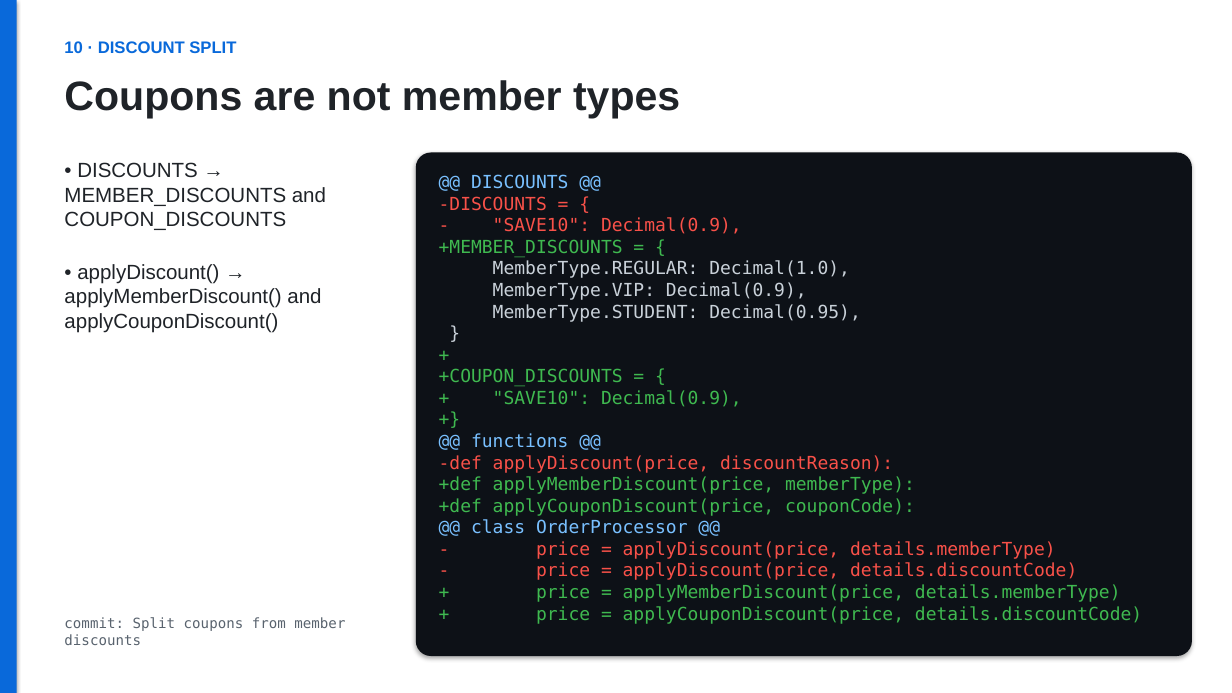
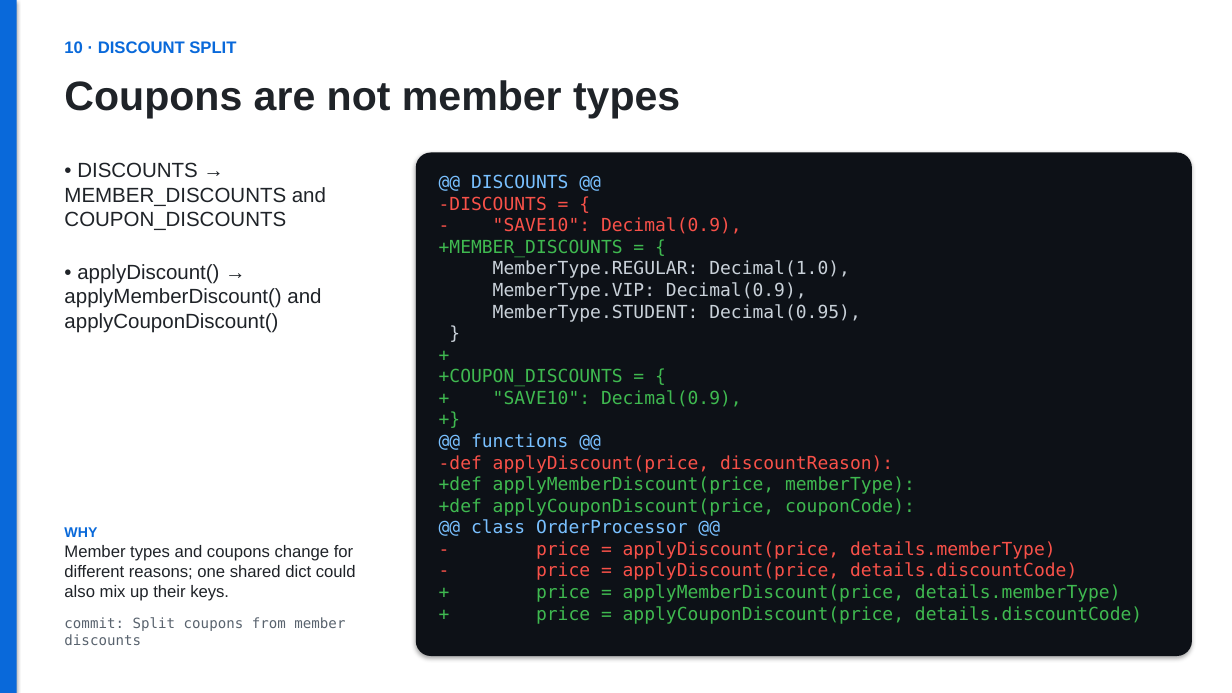
Before and after one commit to zielonyogor/clean-code-exercise, a slide deck: slide 13 of refactoring.pptx. Drawn at 1232x693 pixels with LibreOffice and Linux fonts; fonts in the diff are those of the drawing. Boxes give left, top, right and bottom in pixels: in the first picture for what was removed or moved away, otherwise in the second. Text is boxed around its words. In the diff, an @@ line names an element or a change of style, - is before the commit and + after.

```diff
--- a/refactoring.pptx
+++ b/refactoring.pptx
@@ text added at (64,527,356,601), 13 pt, text #1F2328 @@
+WHY
+Member types and coupons change for different reasons; one shared dict could also mix up their keys.
```
Also in this commit, not shown: 21 other slides changed.
